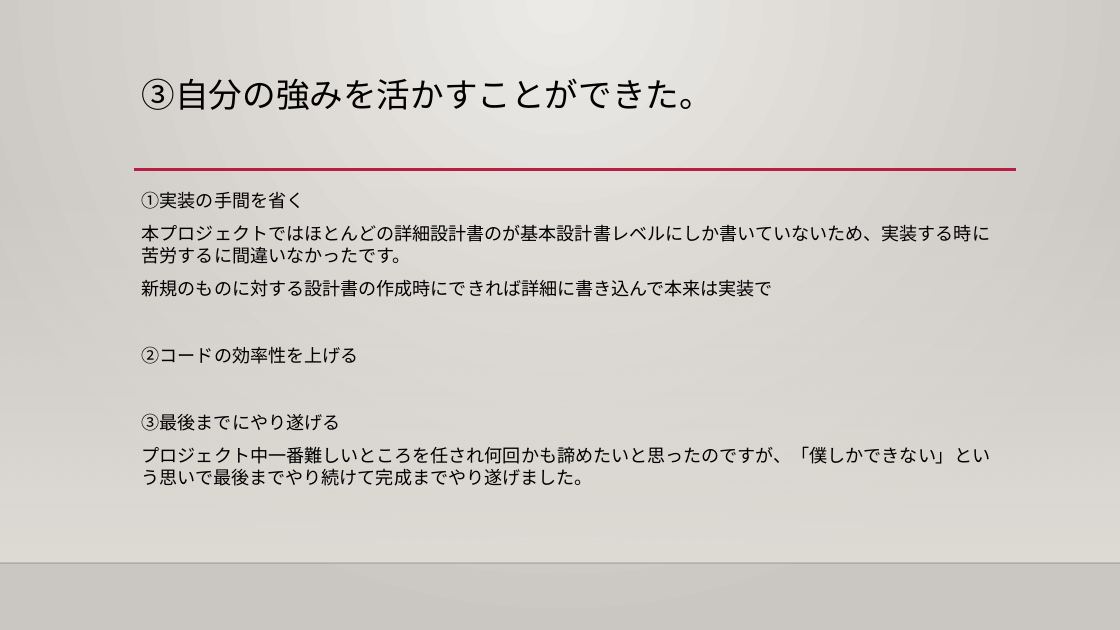
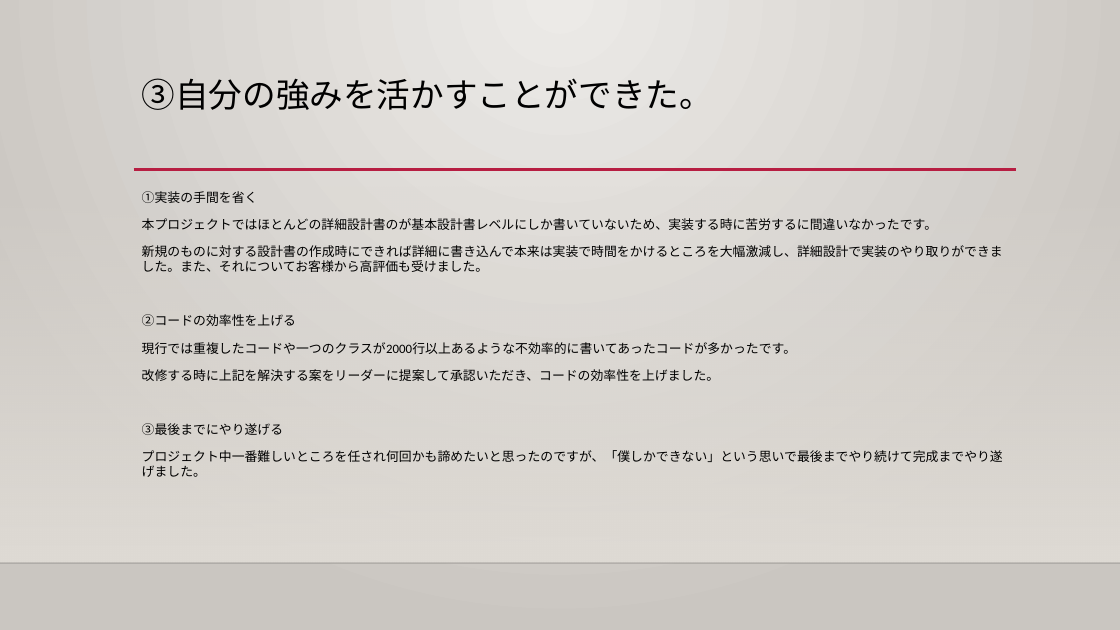
Before and after one commit to bittap/ppt, a slide deck: slide 7 of プログラム経験.pptx. Drawn at 1120x630 pixels with LibreOffice and Linux fonts; fonts in the diff are those of the drawing; background and template pictures are left out. Boxes give left, top, right and bottom in pixels: in the first picture for what was removed or moved away, otherwise in the second. Text is boxed around its words. In the diff, an @@ line names an element or a change of style, - is before the commit and + after.

Commit message:
全体の内容を触れること完了

```diff
--- a/プログラム経験.pptx
+++ b/プログラム経験.pptx
@@ text at box(142, 191, 1003, 477): size 15.5 to 11 pt in "①実装の手間を省く", "本プロジェクトではほとんどの詳細設計書のが基本設計書レベルにしか書いていないため、実装する時に苦労するに間違いなかったで ...", "②コードの効率性を上げる", "③最後までにやり遂げる" and 1 more places @@
@@ text at box(142, 245, 1003, 272): text changed; size 15.5 to 11 pt @@
-新規のものに対する設計書の作成時にできれば詳細に書き込んで本来は実装で
+新規のものに対する設計書の作成時にできれば詳細に書き込んで本来は実装で時間をかけるところを大幅激減し、詳細設計で実装のやり取りができました。また、それについてお客様から高評価も受けました。
@@ text at box(142, 342, 796, 381): paragraphs added @@
+現行では重複したコードや一つのクラスが2000行以上あるような不効率的に書いてあったコードが多かったです。
+改修する時に上記を解決する案をリーダーに提案して承認いただき、コードの効率性を上げました。
```
Also in this commit, not shown: 3 other slides changed, 5 slides added.
